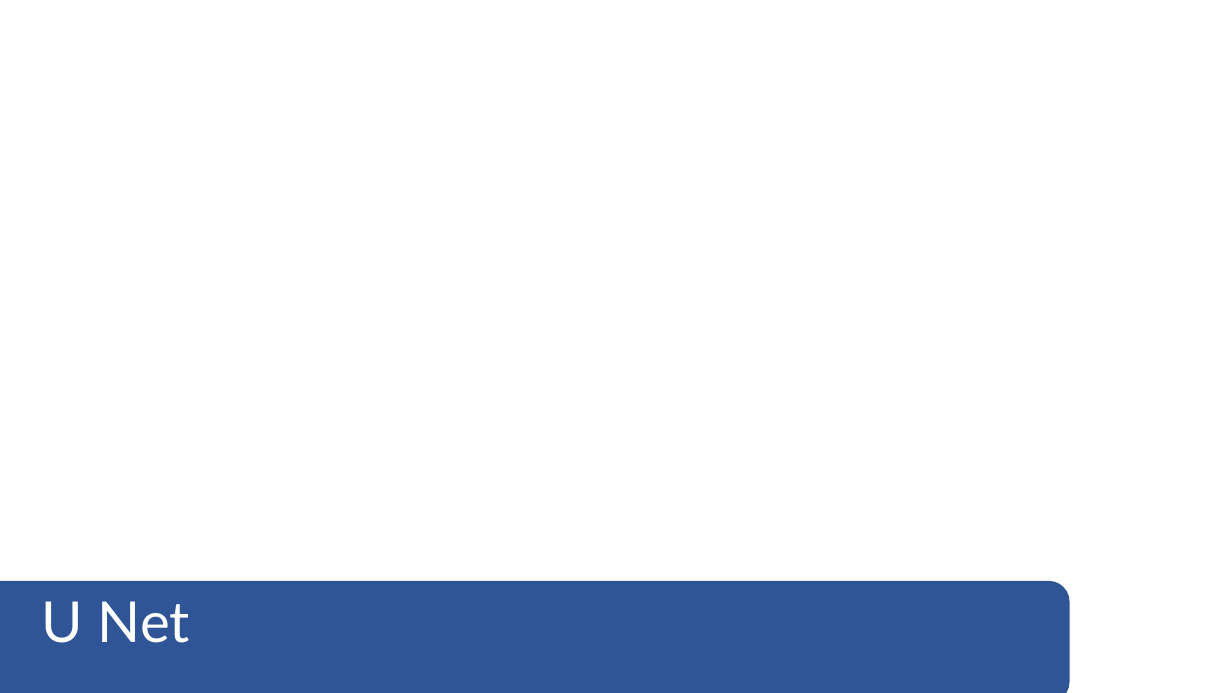
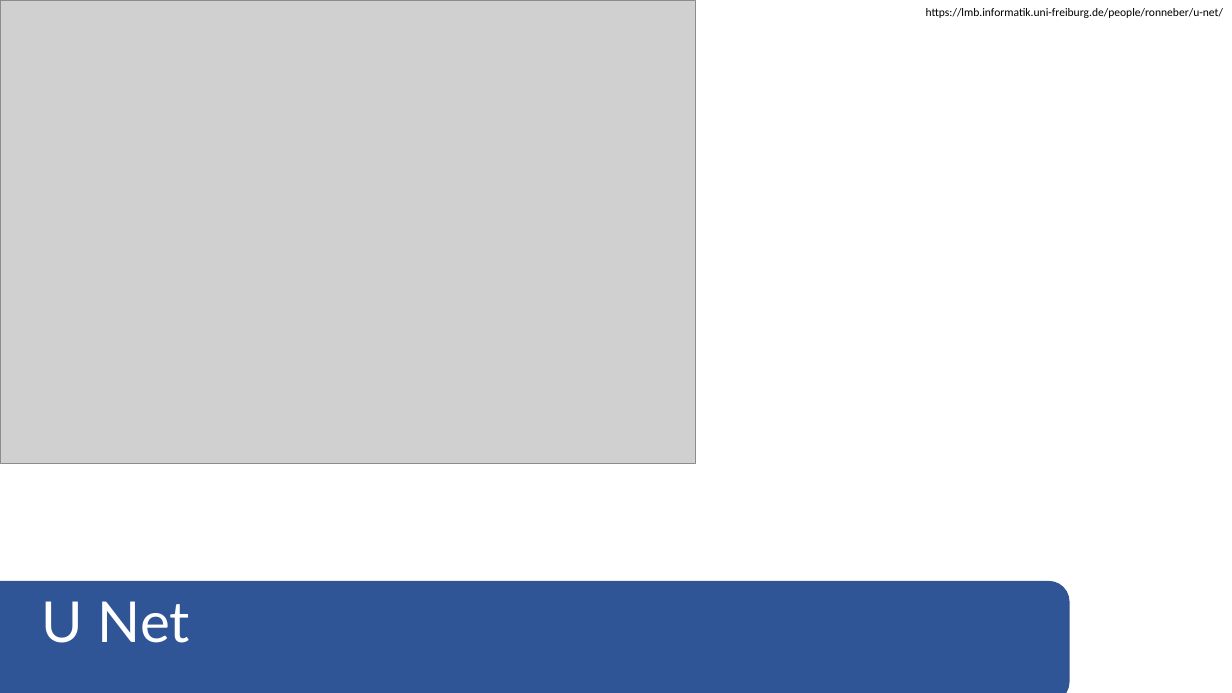
Before and after one commit to bchee1/GA-DSI, a slide deck: slide 11 of carvana-image-masking-challenge/Slides.pptx (slide 13 before the commit). Drawn at 1232x693 pixels with LibreOffice and Linux fonts; fonts in the diff are those of the drawing; grey boxes stand for pictures. Boxes give left, top, right and bottom in pixels: in the first picture for what was removed or moved away, otherwise in the second. Text is boxed around its words. In the diff, an @@ line names an element or a change of style, - is before the commit and + after.

```diff
--- a/carvana-image-masking-challenge/Slides.pptx
+++ b/carvana-image-masking-challenge/Slides.pptx
@@ picture added at box(0, 0, 696, 464) @@
@@ text added at box(926, 8, 1223, 18), 9 pt, text #000000 @@
+https://lmb.informatik.uni-freiburg.de/people/ronneber/u-net/
```
Also in this commit, not shown: 1 other slide changed, 1 slide removed.
